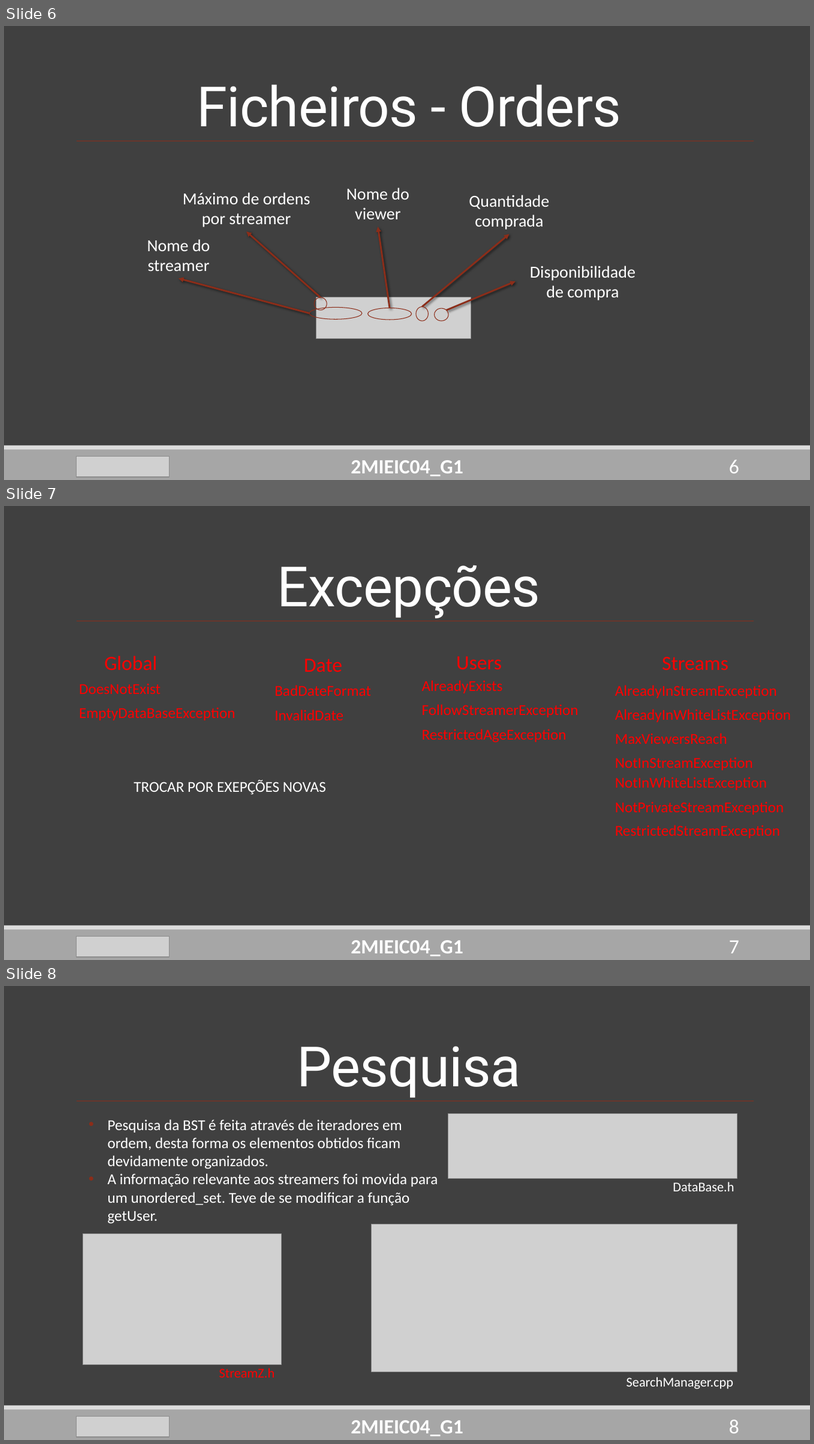
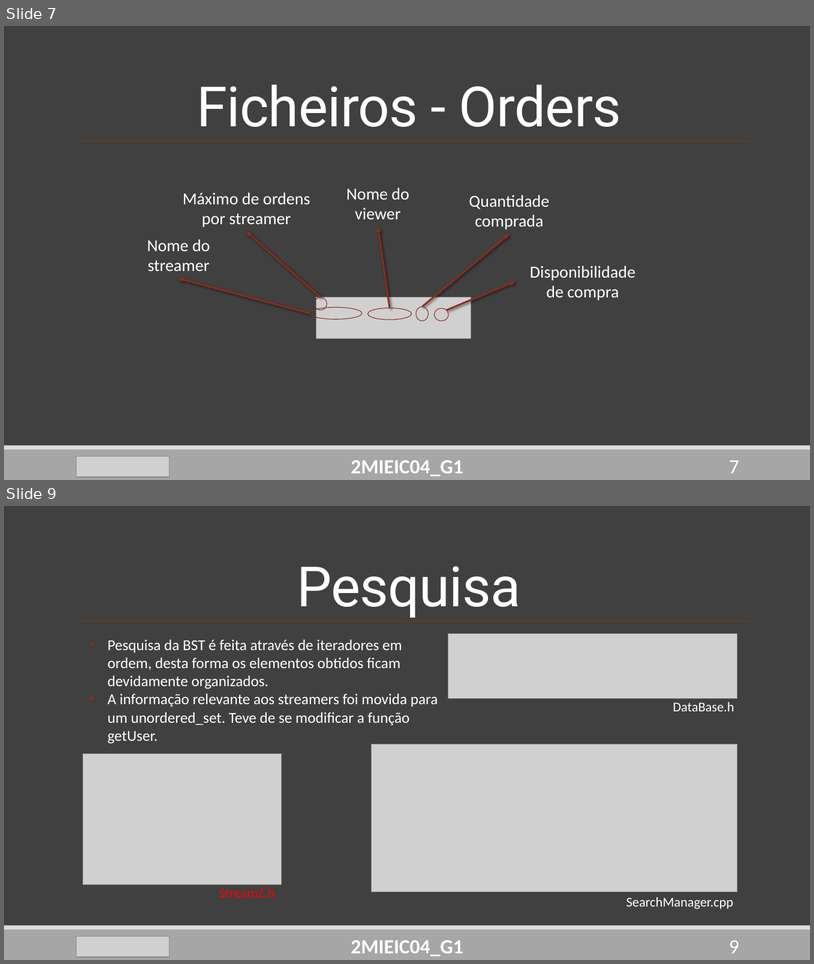
Before and after one commit to DoStini/FEUP-AEDA-proj, a slide deck: StreamZ__P2.pptx. Shown one above the other, each under a label of ours: slides 6, 7 and 8 before the commit, slides 7 and 9 after it; the slides between them are not shown. The pictures are 814x1444 and 814x964 pixels, drawn with LibreOffice and Linux fonts; fonts in the diff are those of the drawing; grey boxes stand for pictures. Boxes give left, top, right and bottom in pixels: in the first picture for what was removed or moved away, otherwise in the second. Text is boxed around its words. In the diff, an @@ line names an element or a change of style, - is before the commit and + after.

```diff
--- a/StreamZ__P2.pptx
+++ b/StreamZ__P2.pptx
@@ slide 7 removed at (4, 506, 810, 960), background #404040; not listed: 3 template elements that a slide beside it also shows @@
@@ title removed at (278, 565, 541, 618) @@
-Excepções
@@ line removed from (754, 621) to (77, 621) @@
@@ text removed at (104, 655, 157, 670) @@
-Global
@@ text removed at (304, 658, 342, 672) @@
-Date
@@ text removed at (456, 656, 502, 670) @@
-Users
@@ text removed at (662, 657, 729, 670) @@
-Streams
@@ text removed at (79, 683, 161, 694) @@
-DoesNotExist
@@ text removed at (275, 685, 371, 696) @@
-BadDateFormat
@@ text removed at (422, 680, 503, 693) @@
-AlreadyExists
@@ text removed at (615, 685, 777, 698) @@
-AlreadyInStreamException
@@ text removed at (79, 707, 236, 720) @@
-EmptyDataBaseException
@@ text removed at (275, 709, 344, 720) @@
-InvalidDate
@@ text removed at (422, 704, 579, 717) @@
-FollowStreamerException
@@ text removed at (615, 709, 791, 722) @@
-AlreadyInWhiteListException
@@ text removed at (422, 729, 567, 742) @@
-RestrictedAgeException
@@ text removed at (615, 733, 728, 744) @@
-MaxViewersReach
@@ text removed at (615, 757, 753, 770) @@
-NotInStreamException
@@ text removed at (134, 780, 326, 794) @@
-TROCAR POR EXEPÇÕES NOVAS
@@ text removed at (615, 777, 767, 790) @@
-NotInWhiteListException
@@ text removed at (615, 801, 785, 814) @@
-NotPrivateStreamException
@@ text removed at (615, 825, 780, 838) @@
-RestrictedStreamException
@@ picture removed at (77, 936, 170, 957) @@
@@ text removed at (351, 940, 464, 956) @@
-2MIEIC04_G1
@@ page number removed at (729, 940, 740, 953) @@
-7
@@ what was slide 6 is now slide 7 @@
@@ page number at (729, 460, 740, 473): text changed @@
-6
+7
@@ what was slide 8 is now slide 9 @@
@@ page number at (729, 940, 740, 953): text changed @@
-8
+9
```
Also in this commit, not shown: 3 slides changed, 3 slides added.
